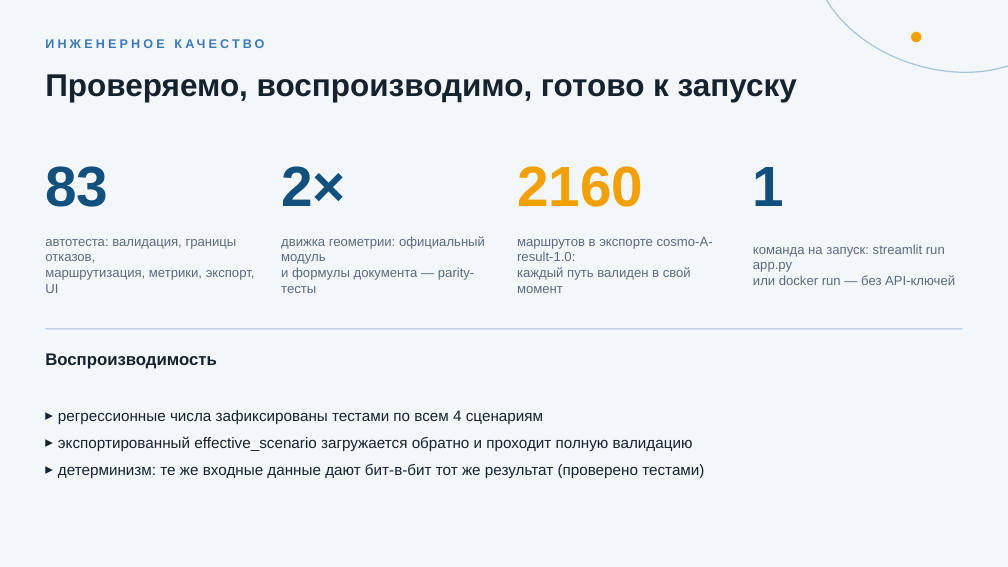
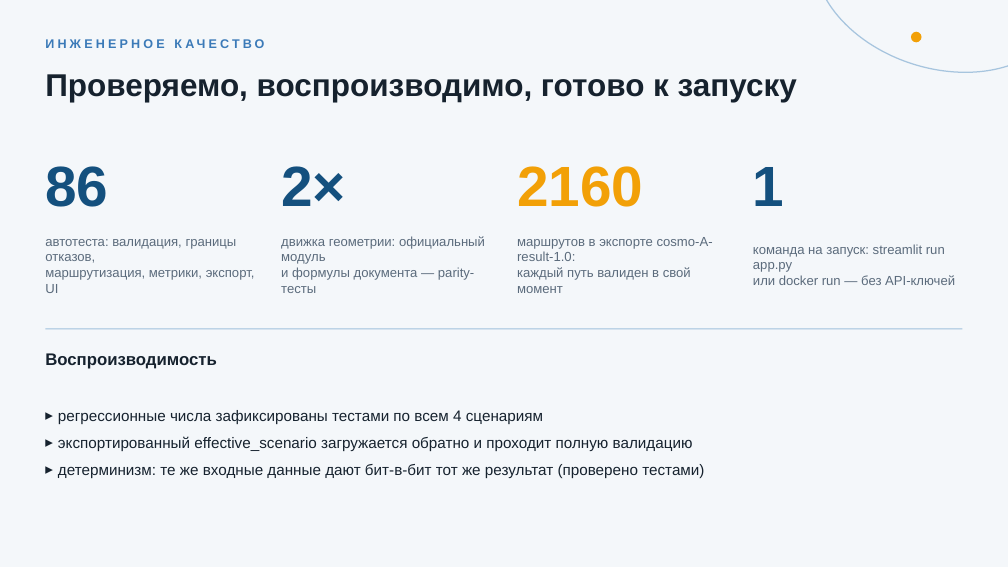
Before and after one commit to ivergit88/cosmohak, a slide deck: slide 9 of presentation/КосмоХакатон_защита.pptx. Drawn at 1008x567 pixels with LibreOffice and Linux fonts; fonts in the diff are those of the drawing. Boxes give left, top, right and bottom in pixels: in the first picture for what was removed or moved away, otherwise in the second. Text is boxed around its words. In the diff, an @@ line names an element or a change of style, - is before the commit and + after.

```diff
--- a/presentation/КосмоХакатон_защита.pptx
+++ b/presentation/КосмоХакатон_защита.pptx
@@ text at (45, 166, 108, 207): text changed @@
-83
+86
```
Also in this commit, not shown: 2 other slides changed, 18 other files.
